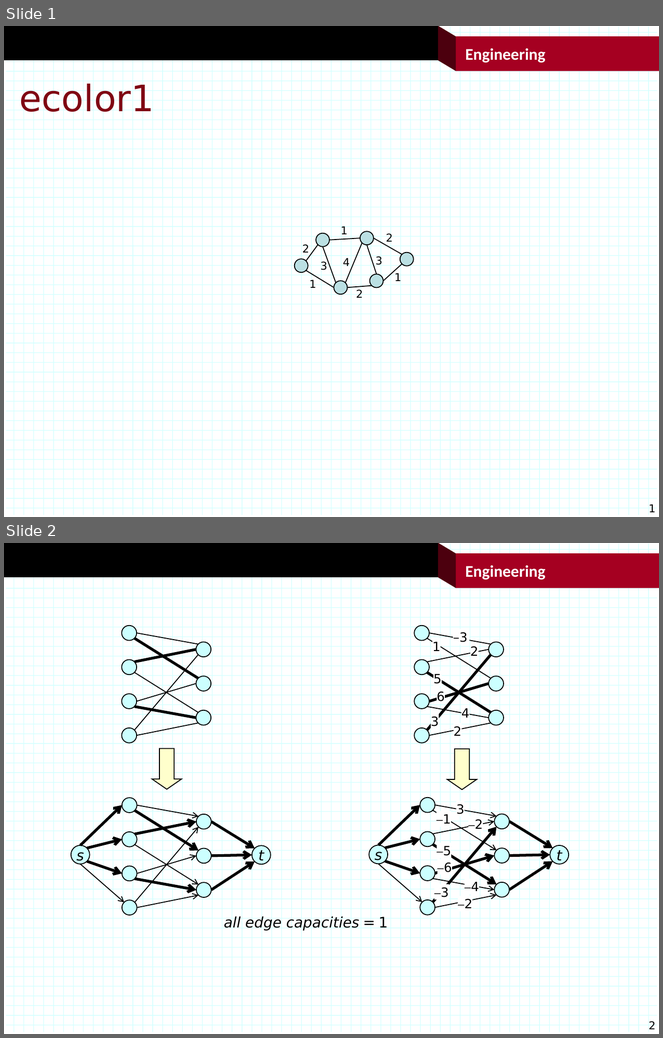
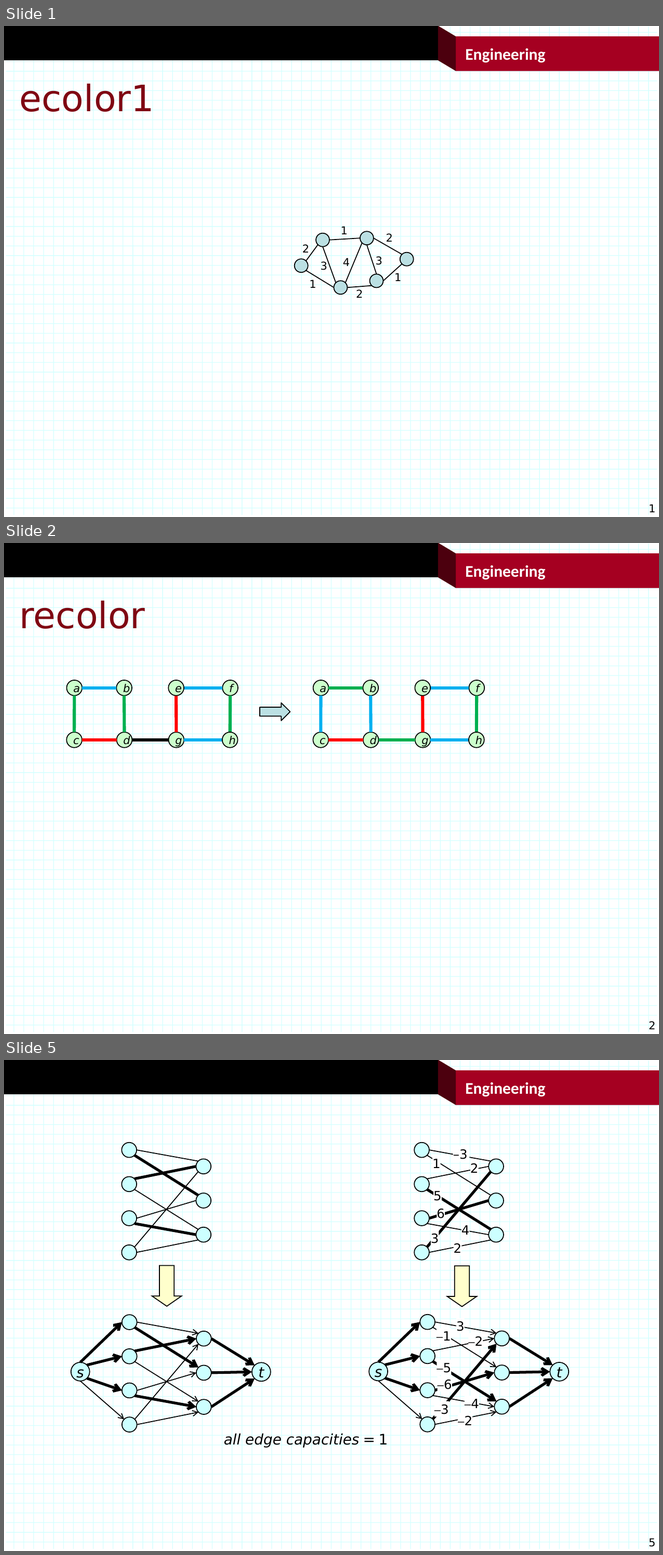
Before and after one commit to jonturner53/gads, a slide deck: graphAlgorithms/ecolor/figs.pptx. Shown one above the other, each under a label of ours: slides 1 and 2 before the commit, slides 1, 2 and 5 after it; the slides between them are not shown. The pictures are 663x1038 and 663x1555 pixels, drawn with LibreOffice and Linux fonts; fonts in the diff are those of the drawing; background and template pictures are left out. Boxes give left, top, right and bottom in pixels: in the first picture for what was removed or moved away, otherwise in the second. Text is boxed around its words. In the diff, an @@ line names an element or a change of style, - is before the commit and + after.

```diff
--- a/graphAlgorithms/ecolor/figs.pptx
+++ b/graphAlgorithms/ecolor/figs.pptx
@@ slide 2 added at (x1=4, y1=543, x2=659, y2=1034), background #FFFFFF; not listed: 122 template elements that a slide beside it also shows @@
@@ title added at (x1=19, y1=599, x2=145, y2=636), 40 pt, text #7F0813 @@
+recolor
@@ group added at (x1=66, y1=680, x2=485, y2=748): 18 lines, 16 ellipses, 1 right arrow @@
+b
+c
+f
+a
+g
+d
+e
+h
+b
+c
+f
+a
+g
+d
+e
+h
@@ what was slide 2 is now slide 5 @@
@@ page number at (x1=649, y1=1538, x2=656, y2=1547): text changed @@
-2
+5
```
Also in this commit, not shown: 2 other slides added, 1 other file.
